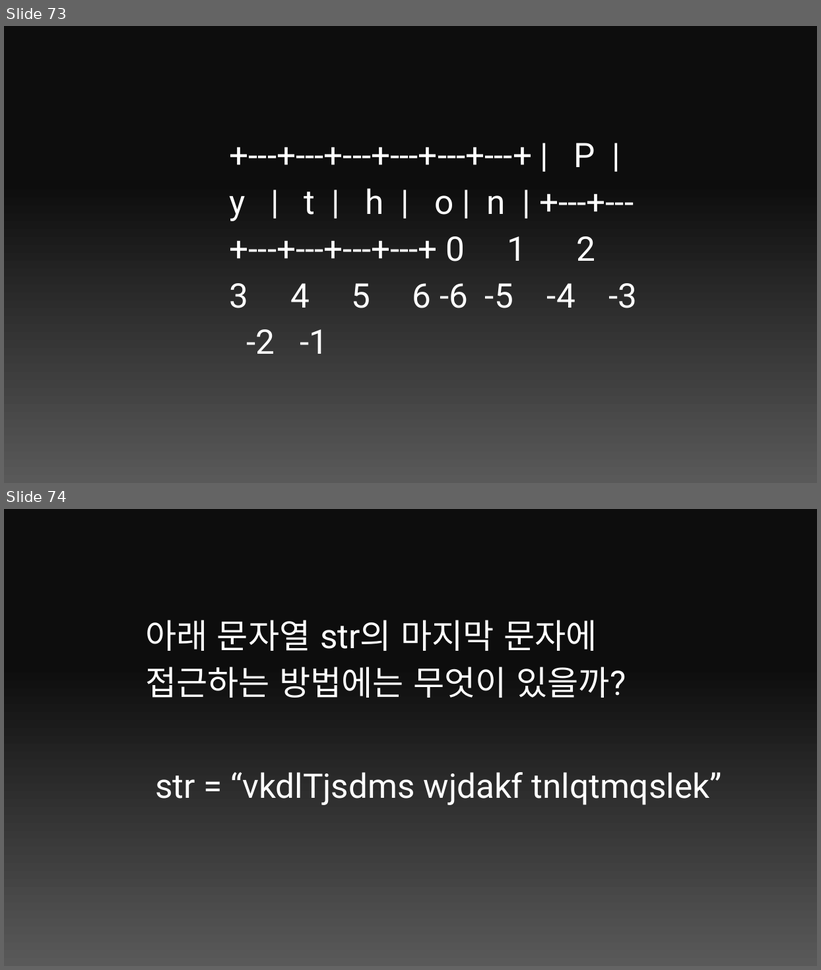
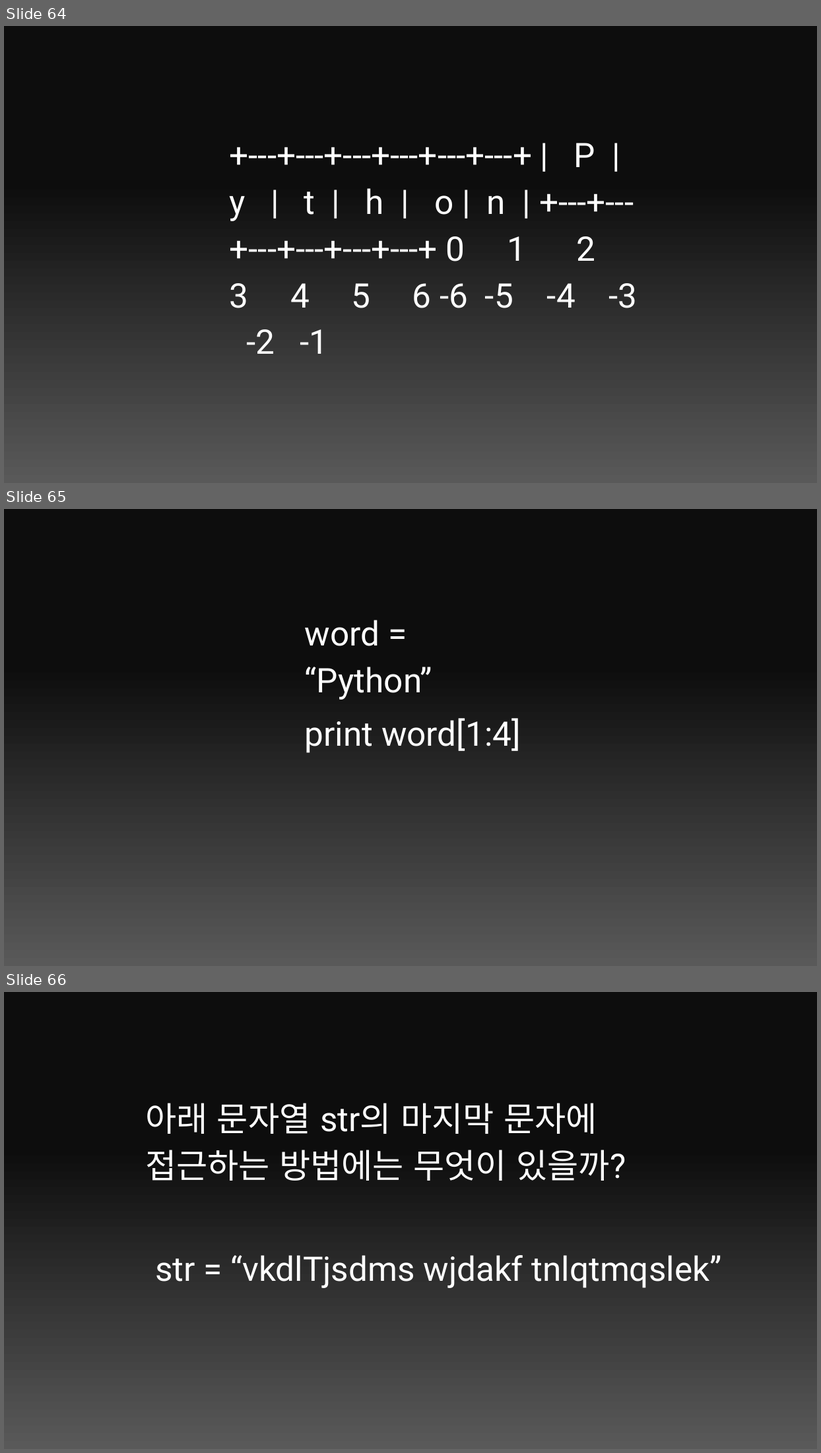
Before and after one commit to Pobbylee/fastcampus_python, a slide deck: 1s/1s.pptx. Shown one above the other, each under a label of ours: slides 73 and 74 before the commit, slides 64, 65 and 66 after it. The pictures are 821x970 and 821x1453 pixels, drawn with LibreOffice and Linux fonts; fonts in the diff are those of the drawing. Boxes give left, top, right and bottom in pixels: in the first picture for what was removed or moved away, otherwise in the second. Text is boxed around its words. In the diff, an @@ line names an element or a change of style, - is before the commit and + after.

```diff
--- a/1s/1s.pptx
+++ b/1s/1s.pptx
@@ slide 65 added at [4, 509, 817, 966], background gradient #0D0D0D to #595959 @@
@@ text added at [305, 620, 432, 700], 30 pt, text #FFFFFF @@
+word = “Python”
@@ text added at [305, 718, 521, 753], 30 pt, text #FFFFFF @@
+print word[1:4]
@@ what was slide 73 is now slide 64 @@
@@ what was slide 74 is now slide 66 @@
```
Also in this commit, not shown: 4 slides changed, 9 slides removed.
